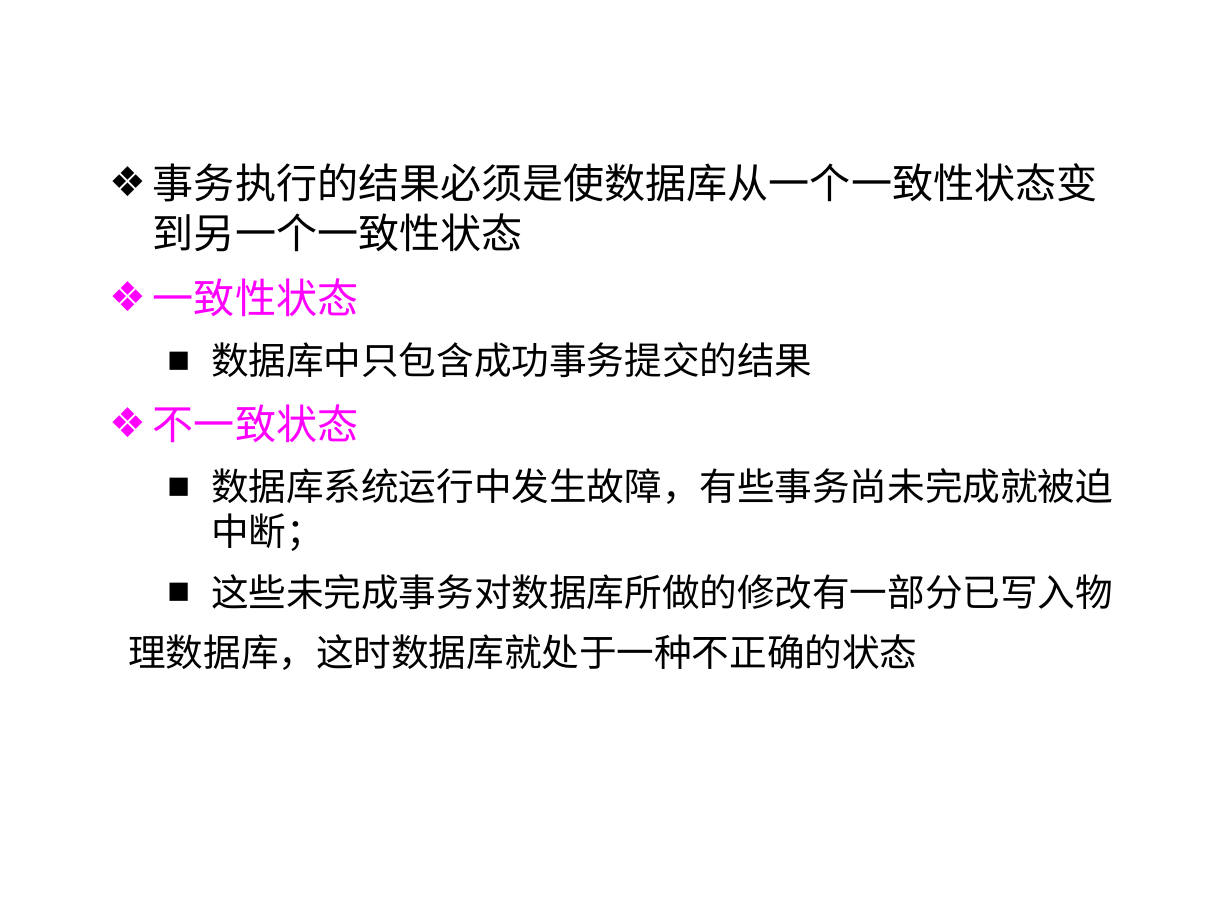
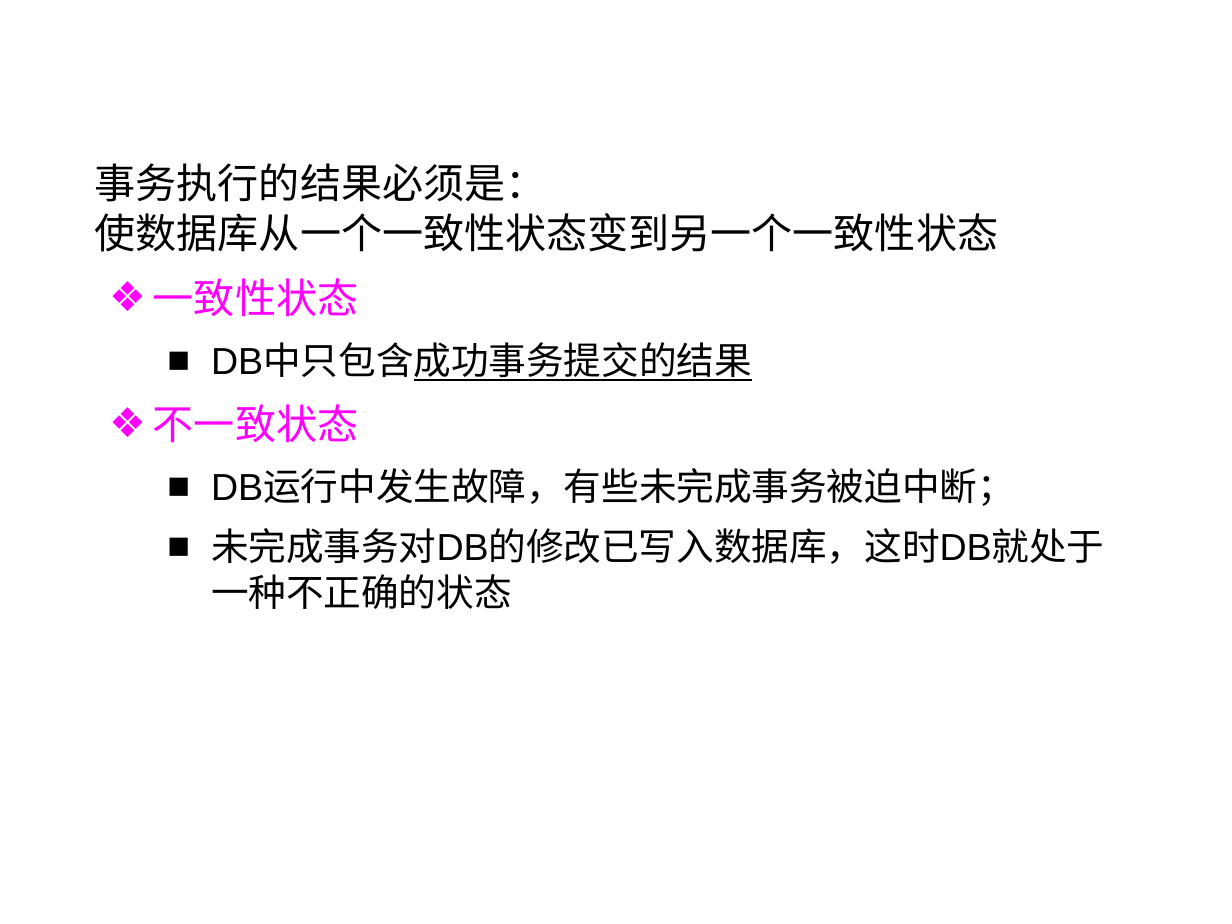
Before and after one commit to HBU/DataBase, a slide deck: slide 7 of PPT/PPT2020/DB第10章.pptx. Drawn at 1232x924 pixels with LibreOffice and Linux fonts; fonts in the diff are those of the drawing; background and template pictures are left out. Boxes give left, top, right and bottom in pixels: in the first picture for what was removed or moved away, otherwise in the second. Text is boxed around its words. In the diff, an @@ line names an element or a change of style, - is before the commit and + after.

```diff
--- a/PPT/PPT2020/DB第10章.pptx
+++ b/PPT/PPT2020/DB第10章.pptx
@@ text at bbox=[95, 163, 999, 252]: text changed @@
-❖ 事务执行的结果必须是使数据库从一个一致性状态变到另一个一致性状态
+事务执行的结果必须是：
+使数据库从一个一致性状态变到另一个一致性状态
@@ text at bbox=[211, 345, 752, 381]: text changed @@
-  ■ 数据库中只包含成功事务提交的结果
+  ■ DB中只包含成功事务提交的结果
@@ text at bbox=[211, 471, 1104, 564]: text changed @@
-  ■ 数据库系统运行中发生故障，有些事务尚未完成就被迫中断；
-  ■ 这些未完成事务对数据库所做的修改有一部分已写入物
-  理数据库，这时数据库就处于一种不正确的状态
+  ■ DB运行中发生故障，有些未完成事务被迫中断；
+  ■ 未完成事务对DB的修改已写入数据库，这时DB就处于一种不正确的状态
```
Also in this commit, not shown: 36 other slides changed, 2 slides removed, 7 other files.
